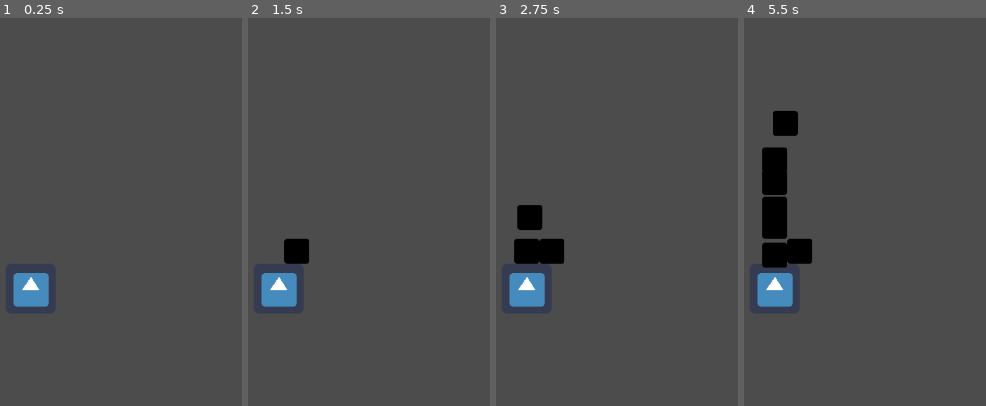
Above: before the commit, frames 1-4 (left to right).
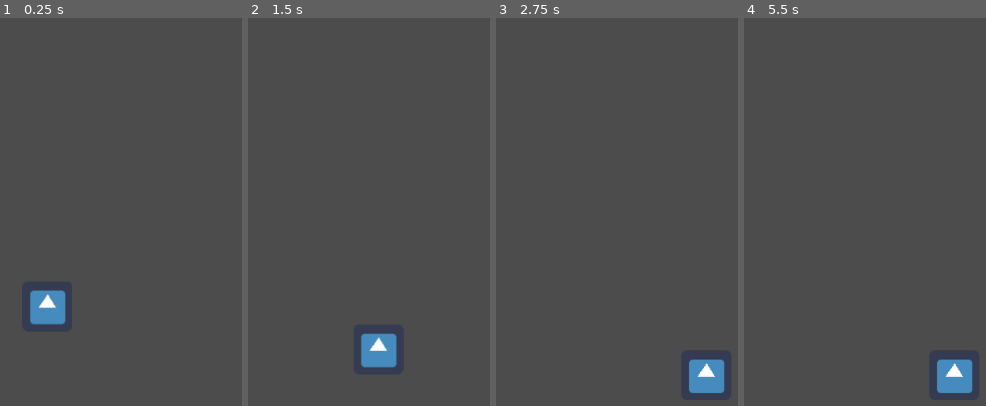
Above: after the commit, the same moments.

Repository: MiloTranseunte/SandBox_testings
Game: Godot game, scene res://World.tscn
Two runs of this game, one before a commit and one after it. Both use one fixed random seed, a clock stepped at 60 frames per second and the inputs below. The engine's default icon, where the game draws it, is replaced by a stand-in: a white triangle on a blue panel in a dark square.
Inputs (mouse positions are in pixels of both pictures, inside the frame that each line leads up to):
- Up to frame 1 (0.25 s): no input
- Up to frame 2 (1.5 s): move the mouse to (448, 227) at 0.52 s; tap J (shoot) at 0.6 s; tap Space (throw) at 0.8, 1.35 s; move the mouse to (outside the picture) at 1.27 s
- Up to frame 3 (2.75 s): tap J (shoot) at 1.55, 2.1 s; move the mouse to (602, 149) at 2.02 s; tap Space (throw) at 2.3 s
- Up to frame 4 (5.5 s): move the mouse to (outside the picture) at 2.77 s; tap Space (throw) at 2.85, 3.8, 4.35, 5.3 s; tap J (shoot) at 3.05, 3.6, 4.55, 5.1 s; move the mouse to (outside the picture) at 3.52 s; move the mouse to (outside the picture) at 4.27 s; move the mouse to (809, 250) at 5.02 s

The runs differ from the first frame. In frame 1, 2.1% of the frame differs, in the area x 5-28%, y 65-80%; in frame 2, 3.3%; in frame 3, 4.6%; in frame 4, 7.0%, in the area x 5-95%, y 23-97%.

Commit message:
Ray system a throw of knives

Diff:
--- a/Projectiles Test/Cannon.gd
+++ b/Projectiles Test/Cannon.gd
@@ -6,6 +6,10 @@
 export (float) var angle = 45
 export (float) var shoot_force = 50
 
+export (float) var gravity = 20
+export (float) var velocity = 20
+export (Vector2) var motion = Vector2()
+
 var facing = 1
 
 # Called when the node enters the scene tree for the first time.
@@ -13,25 +17,38 @@
 	pass # Replace with function body.
 
 func _physics_process(delta):
-	var cannon_bal_pos = $Position2D.global_position
-	var cannon_ball = CANNON_BALL
+	motion.y += gravity * delta
 
-	var knife_pos = $Position2D.global_position
+	var knife_pos = 0 # $pos_left_cannon.global_position
 	var knife = KNIFE
 
-	if Input.is_action_just_pressed("shoot"): # SPACEBAR
-		print("shoot")
-		cannon_ball = CANNON_BALL.instance()
-		get_parent().add_child(cannon_ball)
-		cannon_ball.position = cannon_bal_pos
+	motion.x = velocity * facing
 
-		cannon_ball.set_angle(angle)
-		cannon_ball.set_shoot_force(shoot_force)
-		cannon_ball.set_launch_position(self.global_position)
+	if !$ray_right.is_colliding():
+		print("right not collide")
+		facing = -1
+	if !$ray_left.is_colliding():
+		print("left not collide")
+		facing = 1
+
+	if is_on_wall():
+		print("wall")
+		motion.x = velocity * -1
 
 	if Input.is_action_just_pressed("throw"): # SPACEBAR
-		print("throw")
+		knife_pos = $pos_left_cannon.global_position
 		knife = KNIFE.instance()
 		get_parent().add_child(knife)
 		knife.position = knife_pos
-		knife.launch(facing)
+		knife.launch(-1)
+
+
+		knife_pos = $pos_right_cannon.global_position
+		knife = KNIFE.instance()
+		get_parent().add_child(knife)
+		knife.position = knife_pos
+		knife.launch(1)
+
+		knife.beforeVanish()
+
+	motion = move_and_slide(motion, Vector2(0, -1))
--- a/Projectiles Test/Cannon.tscn
+++ b/Projectiles Test/Cannon.tscn
@@ -7,7 +7,10 @@
 extents = Vector2( 32, 32 )
 
 [node name="Cannon" type="KinematicBody2D"]
+collision_mask = 4
 script = ExtResource( 1 )
+gravity = 50.0
+velocity = 50.0
 
 [node name="Sprite" type="Sprite" parent="."]
 texture = ExtResource( 2 )
@@ -15,5 +18,20 @@
 [node name="CollisionShape2D" type="CollisionShape2D" parent="."]
 shape = SubResource( 1 )
 
-[node name="Position2D" type="Position2D" parent="."]
-position = Vector2( 0, -65 )
+[node name="pos_left_cannon" type="Position2D" parent="."]
+position = Vector2( -37, -20 )
+
+[node name="pos_right_cannon" type="Position2D" parent="."]
+position = Vector2( 37, -20 )
+
+[node name="ray_right" type="RayCast2D" parent="."]
+position = Vector2( 32, 0 )
+enabled = true
+collision_mask = 4
+collide_with_areas = true
+
+[node name="ray_left" type="RayCast2D" parent="."]
+position = Vector2( -32, 0 )
+enabled = true
+collision_mask = 4
+collide_with_areas = true
--- a/Projectiles Test/World.tscn
+++ b/Projectiles Test/World.tscn
@@ -1,18 +1,50 @@
-[gd_scene load_steps=3 format=2]
+[gd_scene load_steps=4 format=2]
 
 [ext_resource path="res://Cannon.tscn" type="PackedScene" id=1]
 
 [sub_resource type="RectangleShape2D" id=1]
-extents = Vector2( 476, 10 )
+extents = Vector2( 300, 10 )
+
+[sub_resource type="RectangleShape2D" id=2]
+extents = Vector2( 70, 10 )
 
 [node name="Node2D" type="Node2D"]
 
 [node name="Cannon" parent="." instance=ExtResource( 1 )]
-position = Vector2( 518, 347 )
+position = Vector2( 518.098, 367.855 )
+velocity = 85.0
 
-[node name="StaticBody2D" type="StaticBody2D" parent="."]
-position = Vector2( -1, 316 )
+[node name="floor" type="StaticBody2D" parent="."]
+position = Vector2( 500, 500 )
+collision_layer = 4
+collision_mask = 3
+__meta__ = {
+"_edit_group_": true
+}
 
-[node name="CollisionShape2D" type="CollisionShape2D" parent="StaticBody2D"]
-position = Vector2( 520, 96 )
+[node name="CollisionShape2D" type="CollisionShape2D" parent="floor"]
 shape = SubResource( 1 )
+
+[node name="wall_left" type="StaticBody2D" parent="."]
+position = Vector2( 210, 420 )
+rotation = 1.5708
+collision_layer = 4
+collision_mask = 3
+__meta__ = {
+"_edit_group_": true
+}
+
+[node name="CollisionShape2D" type="CollisionShape2D" parent="wall_left"]
+shape = SubResource( 2 )
+
+[node name="wall_right" type="StaticBody2D" parent="."]
+position = Vector2( 790, 420 )
+rotation = 1.5708
+collision_layer = 4
+collision_mask = 3
+__meta__ = {
+"_edit_group_": true
+}
+
+[node name="CollisionShape2D" type="CollisionShape2D" parent="wall_right"]
+shape = SubResource( 2 )
--- a/Projectiles Test/knife.gd
+++ b/Projectiles Test/knife.gd
@@ -1,12 +1,26 @@
 extends KinematicBody2D
 
 const THROW_VELOCITY = Vector2(300, -200)
-export (float) var angle = rad2deg(45)
+#						Vector angle.y * magnitud, angle.y * magnitud
+export (float) var angle = deg2rad(2574)
 var force = 1
 var gravity = 300
 var velocity = Vector2.ZERO
 
+# to take on acount: get_viewport().get_mouse_position()
+
+var absoluteValue = Vector2.ZERO
+
+func beforeVanish():
+	$Timer.start()
+
 func _physics_process(delta):
+	var angles = Vector2(1, -11)#.angle()
+	#print(rad2deg(angles))
+	absoluteValue = angles.abs()
+	#print(rad2deg(absoluteValue.angle()))
+
+
 	velocity.y += gravity * delta
 	#velocity.x = clamp(velocity.x, 10, 1000)
 
@@ -14,6 +28,8 @@
 
 	if collision != null:
 		_on_impact(collision.normal)
+
+	pass
 
 
 func launch(direction):
@@ -23,3 +39,7 @@
 	velocity = velocity.bounce(normal)
 	velocity *= 0.5 + rand_range(-0.05, 0.05)
 	pass
+
+func _on_Timer_timeout():
+	print("Knives out!")
+	queue_free()
--- a/Projectiles Test/knife.tscn
+++ b/Projectiles Test/knife.tscn
@@ -6,7 +6,13 @@
 radius = 5.69566
 
 [node name="knife" type="KinematicBody2D"]
+collision_layer = 2
+collision_mask = 4
 script = ExtResource( 1 )
 
 [node name="CollisionShape2D" type="CollisionShape2D" parent="."]
 shape = SubResource( 1 )
+
+[node name="Timer" type="Timer" parent="."]
+
+[connection signal="timeout" from="Timer" to="." method="_on_Timer_timeout"]
